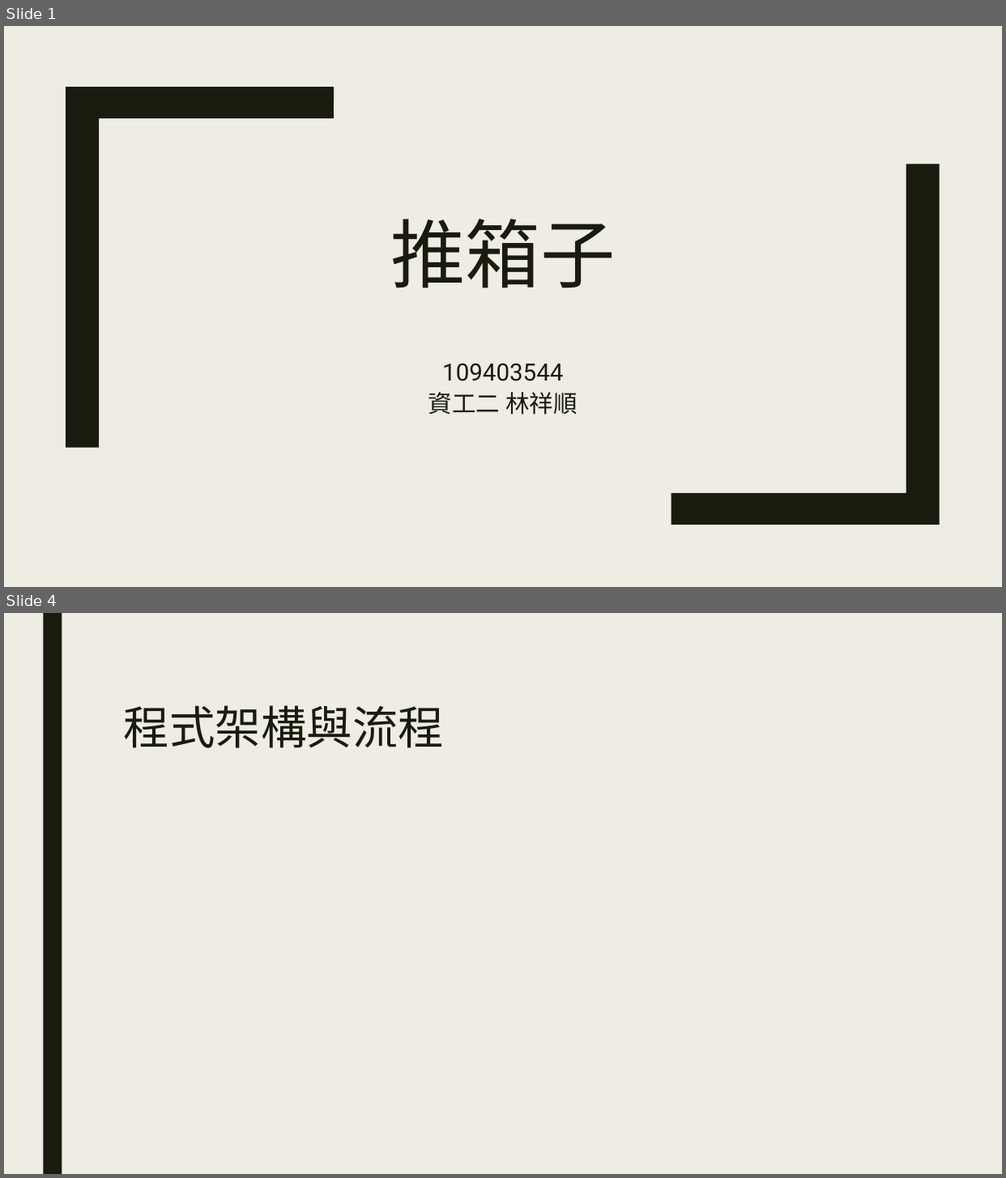
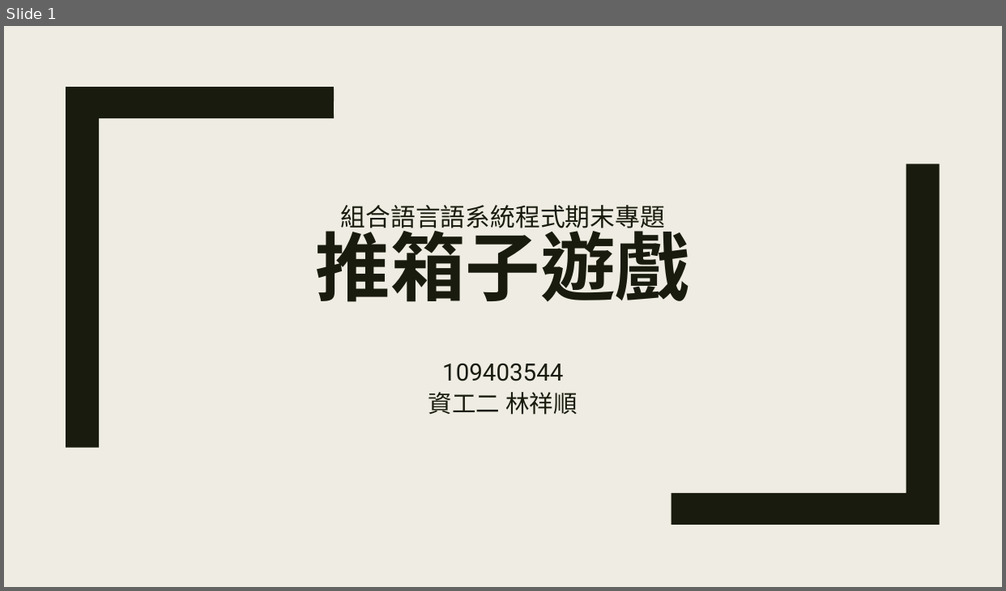
Before and after one commit to lin157644/ncu-asm-final-project, a slide deck: group19.pptx. Shown one above the other, each under a label of ours: slides 1 and 4 before the commit, slide 1 after it; the slides between them are not shown. The pictures are 1006x1178 and 1006x591 pixels, drawn with LibreOffice and Linux fonts; fonts in the diff are those of the drawing. Boxes give left, top, right and bottom in pixels: in the first picture for what was removed or moved away, otherwise in the second. Text is boxed around its words. In the diff, an @@ line names an element or a change of style, - is before the commit and + after.

```diff
--- a/group19.pptx
+++ b/group19.pptx
@@ slide 4 removed at [4, 613, 1002, 1174], background #EFEDE3 @@
@@ rectangle removed at [43, 613, 62, 1174] @@
@@ title removed at [124, 705, 444, 748] @@
-程式架構與流程
@@ slide 1 changed as well @@
@@ title at [316, 205, 690, 302]: text changed; size 72 to 24 pt; font Roboto to Noto Sans CJK SC @@
-推箱子
+組合語言語系統程式期末專題
+推箱子遊戲
```
Also in this commit, not shown: 2 other slides changed, 2 slides added, 1 other slide removed, 7 other files.
